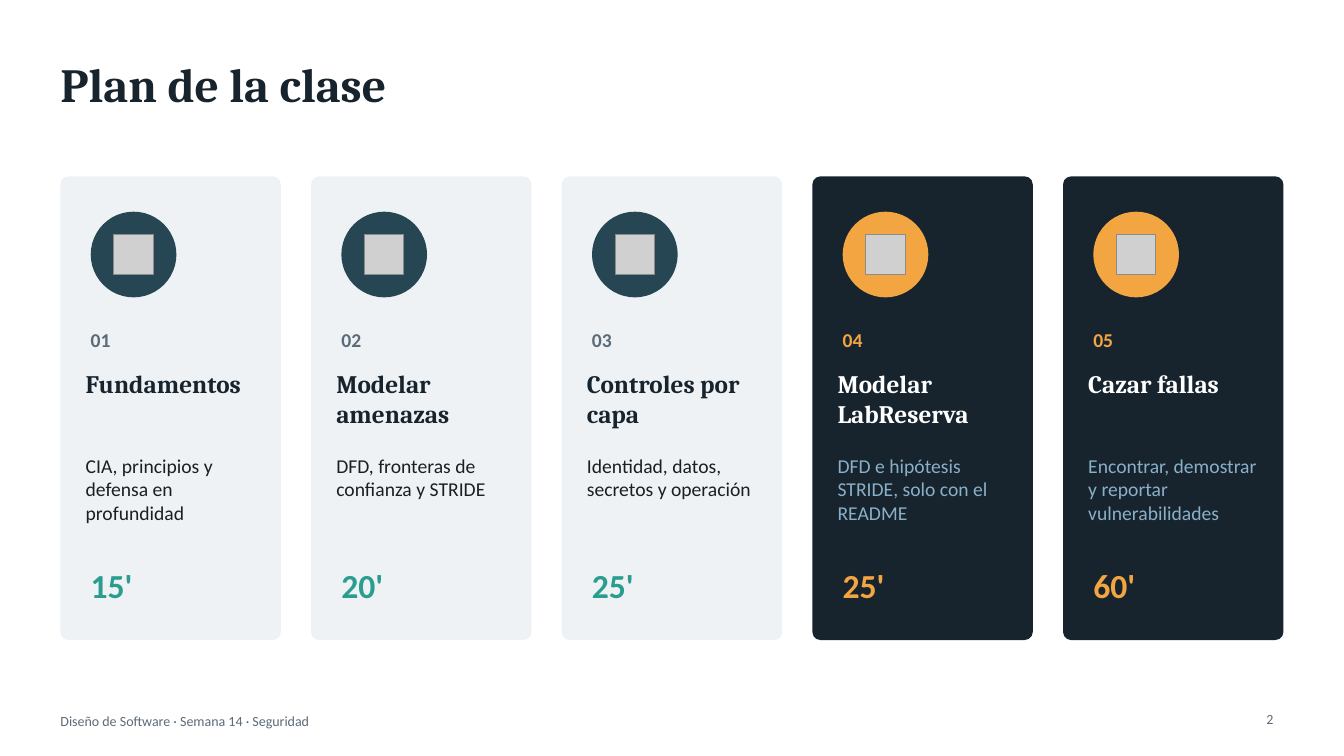
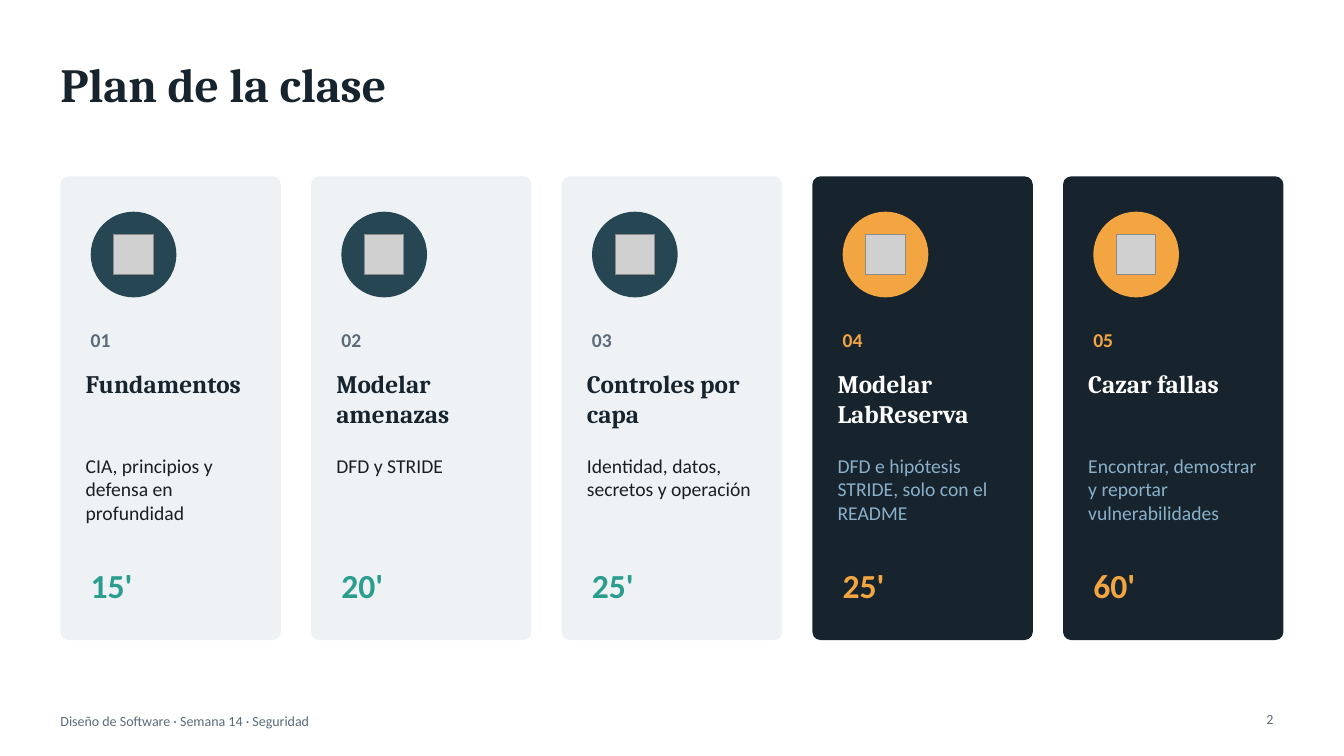
Before and after one commit to JonathanSolisP/design-course, a slide deck: slide 2 of Semana 14/Seguridad en el diseño de sistemas.pptx. Drawn at 1344x756 pixels with LibreOffice and Linux fonts; fonts in the diff are those of the drawing; grey boxes stand for pictures. Boxes give left, top, right and bottom in pixels: in the first picture for what was removed or moved away, otherwise in the second. Text is boxed around its words. In the diff, an @@ line names an element or a change of style, - is before the commit and + after.

```diff
--- a/Semana 14/Seguridad en el diseño de sistemas.pptx
+++ b/Semana 14/Seguridad en el diseño de sistemas.pptx
@@ text at (336, 460, 443, 476): text changed @@
-DFD, fronteras de confianza y STRIDE
+DFD y STRIDE
```
Also in this commit, not shown: 9 other slides changed.
